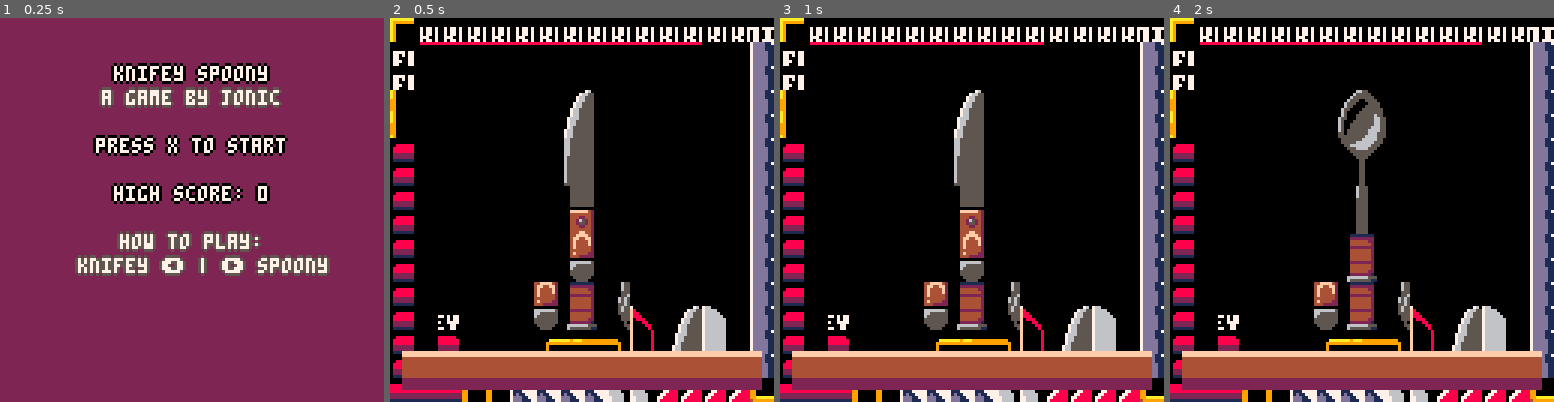
Above: before the commit, frames 1-4 (left to right).
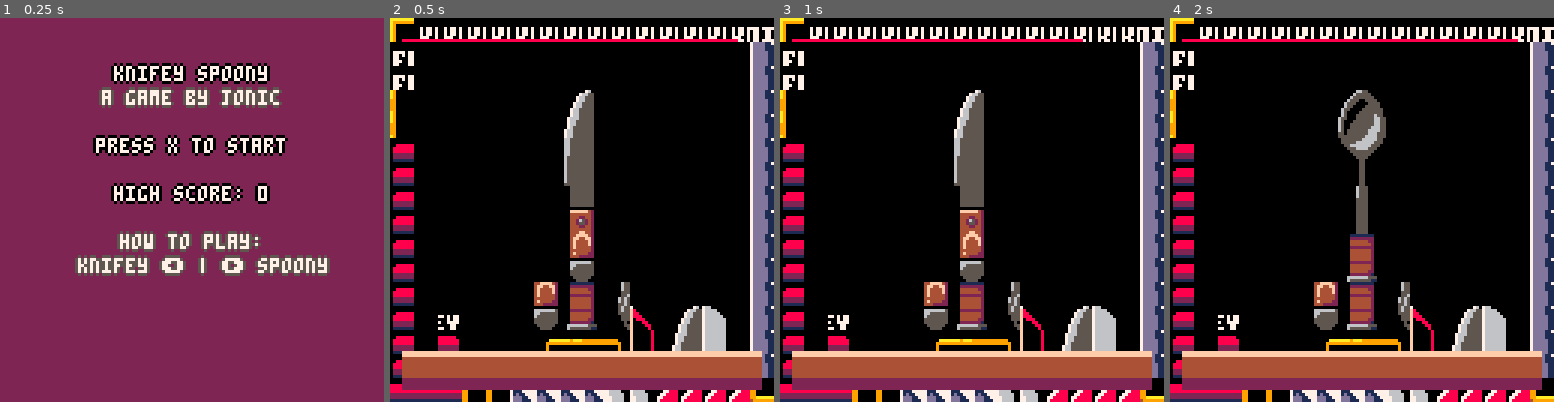
Above: after the commit, the same moments.

Repository: Jonic/knifey-spoony
Game: PICO-8 cartridge knifey-spoony.p8
The game is run twice, just before and just after one commit, with the same random seed, the same clock (stepped at 60 frames per second) and the same inputs.
Inputs:
- Up to frame 1 (0.25 s): no input
- Up to frame 2 (0.5 s): tap X (X key) at 0.33 s
- Up to frame 3 (1 s): no input
- Up to frame 4 (2 s): tap X (X key) at 1.07, 1.85 s; hold Right from 1.6 s (still down)

Frame 1 is identical in both runs. In frame 2, 1.3% of the frame differs, in the area x 3-91%, y 5-8%; in frame 3, 1.1%; in frame 4, 1.3%.

Commit message:
Updated timer

Diff:
--- a/knifey-spoony.p8
+++ b/knifey-spoony.p8
@@ -321,7 +321,7 @@
     end,
 
     draw_timer = function(self)
-      rectfill(10, 8, self:timeout_width() - 20, 8, 8)
+      rectfill(4, 7, self:timeout_width(), 7, 8)
     end,
 
     draw_score = function(self)
@@ -380,7 +380,9 @@
     end,
 
     timeout_width = function(self)
-      return flr((self.round_timeout / self.timeout) * 128)
+      timeout_max_width  = 120
+      elapsed_percentage = self.round_timeout / self.timeout
+      return flr(elapsed_percentage * timeout_max_width)
     end,
 
     _init = function(self)
@@ -392,7 +394,7 @@
     _update = function(self)
       self.round_timeout -= 1
 
-      if (self.round_timeout < 0) then
+      if (self.round_timeout <= 0) then
         return screens:go_to('game_over')
       end
 
